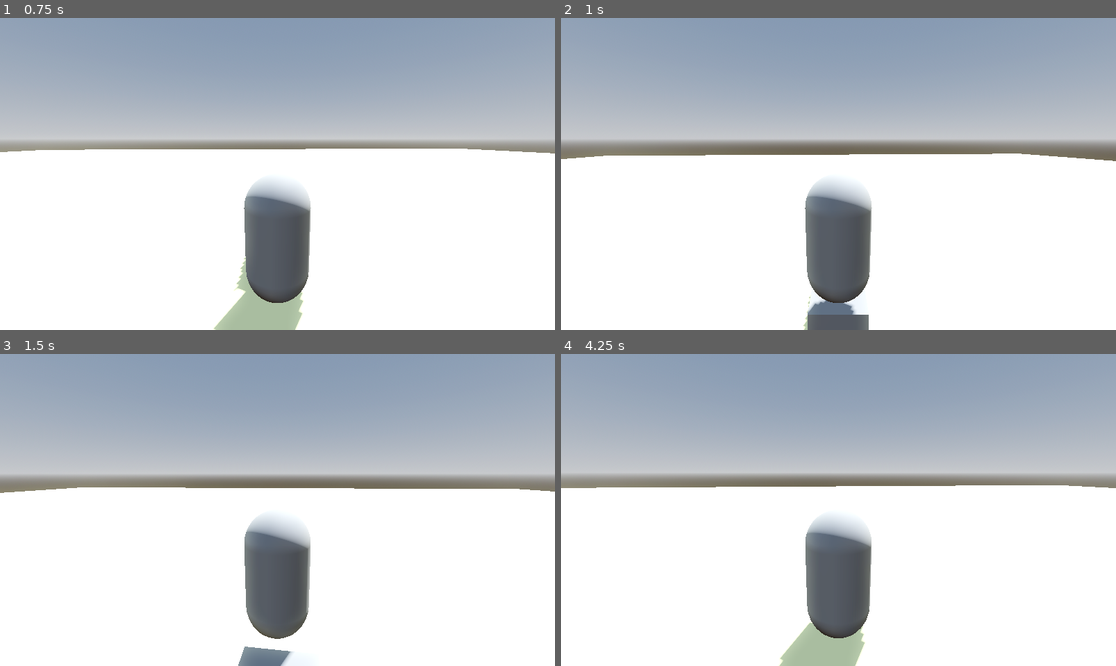
Above: before the commit, frames 1-4 (two rows, left to right).
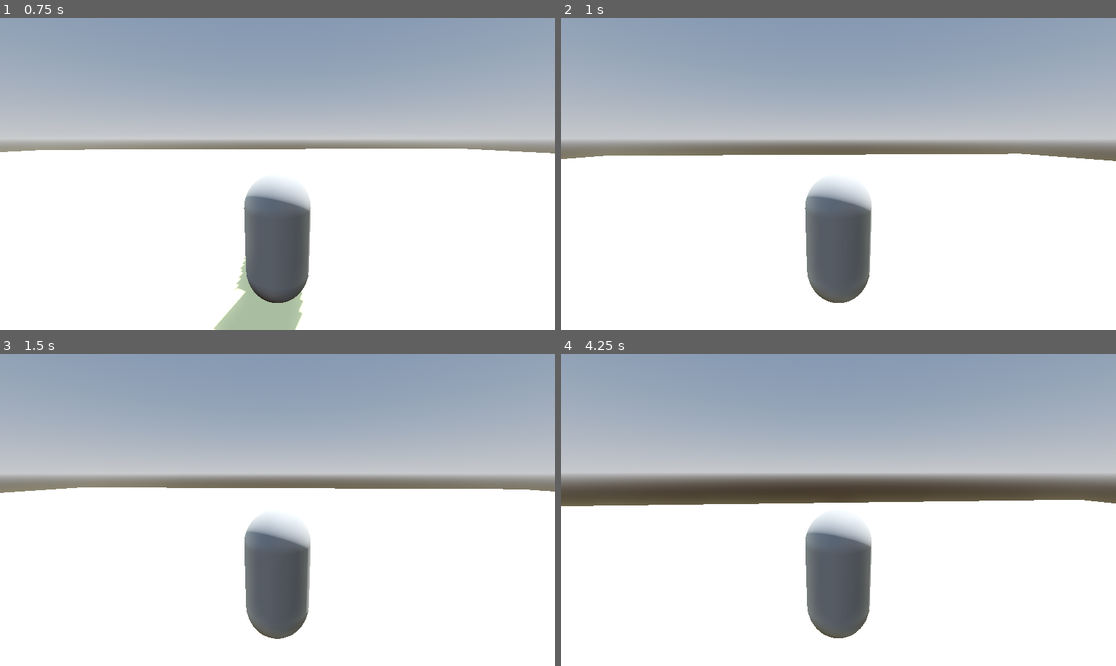
Above: after the commit, the same moments.

Repository: Lukko-Digital/walkington-city
Game: Godot game, scene res://main.tscn
The game is run twice, just before and just after one commit, with the same random seed, the same clock (stepped at 60 frames per second) and the same inputs.
Inputs (mouse positions are in pixels of both pictures, inside the frame that each line leads up to):
- Up to frame 1 (0.75 s): move the mouse to (305, 174) at 0.52 s; press the mouse at (305, 174) at 0.53 s; hold W (forward) from 0.53 s (still down)
- Up to frame 2 (1 s): keep holding W (forward); tap Space (jump) at 0.77 s; right-click (866, 174) at 0.8 s
- Up to frame 3 (1.5 s): keep holding W (forward); move the mouse to (249, 510) at 1.27 s; release the mouse at (249, 510) at 1.28 s; right-click (249, 510) at 1.35 s
- Up to frame 4 (4.25 s): keep holding W (forward); tap Space (jump) at 1.52, 3.02, 3.77 s; click (810, 510) at 1.55 s; move the mouse to (849, 503) at 2.02 s; press the mouse at (849, 503) at 2.03 s; right-click (849, 503) at 2.3 s; tap Enter at 2.75 s; move the mouse to (832, 516) at 2.77 s; release the mouse at (832, 516) at 2.78 s; right-click (832, 516) at 2.85 s; click (832, 516) at 3.05 s; move the mouse to (877, 513) at 3.52 s; press the mouse at (877, 513) at 3.53 s; right-click (877, 513) at 3.8 s

Frame 1 is identical in both runs. In frame 2, 1.0% of the frame differs, in the area x 26-97%, y 43-100%; in frame 3, 0.5%; in frame 4, 7.9%, in the area x 0-100%, y 41-100%.

Commit message:
can only throw one drill

Diff:
--- a/player.gd
+++ b/player.gd
@@ -6,6 +6,7 @@
 const JUMP_VELOCITY = 8.0
 const CAMERA_ANGLE_LIMIT = 50
 
+var current_drill = null
 var twist_input := 0.0
 var pitch_input := 0.0
 var gravity = ProjectSettings.get_setting("physics/3d/default_gravity")
@@ -51,11 +52,19 @@
 	pitch_input = 0
 
 func throw_drill():
+	if current_drill:
+		return
 	var instance = drill_scene.instantiate()
 	var camera_dir = -$TwistPivot/PitchPivot/Camera3D.global_transform.basis.z
 	instance.position = global_position# + camera_dir * 2
 	instance.direction = camera_dir
 	get_parent().add_child(instance)
+	current_drill = instance
+
+func recall_drill():
+	if current_drill:
+		current_drill.queue_free()
+		current_drill = null
 
 func _unhandled_input(event):
 	if event is InputEventMouseMotion:
@@ -68,3 +77,5 @@
 		Input.mouse_mode = Input.MOUSE_MODE_VISIBLE
 	if event.is_action_pressed("throw"):
 		throw_drill()
+	if event.is_action_pressed("recall"):
+		recall_drill()
--- a/project.godot
+++ b/project.godot
@@ -72,6 +72,11 @@
 "events": [Object(InputEventMouseButton,"resource_local_to_scene":false,"resource_name":"","device":-1,"window_id":0,"a …(253 unchanged characters)…
 ]
 }
+recall={
+"deadzone": 0.5,
+"events": [Object(InputEventMouseButton,"resource_local_to_scene":false,"resource_name":"","device":-1,"window_id":0,"alt_pressed":false,"shift_pressed":false,"ctrl_pressed":false,"meta_pressed":false,"button_mask":0,"position":Vector2(0, 0),"global_position":Vector2(0, 0),"factor":1.0,"button_index":2,"canceled":false,"pressed":false,"double_click":false,"script":null)
+]
+}
 
 [rendering]
 
